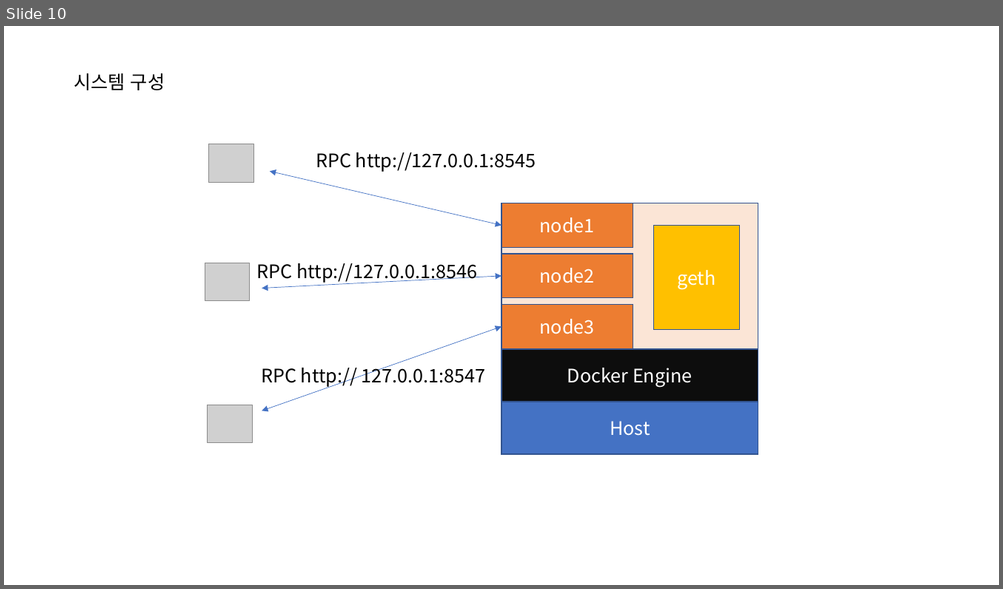
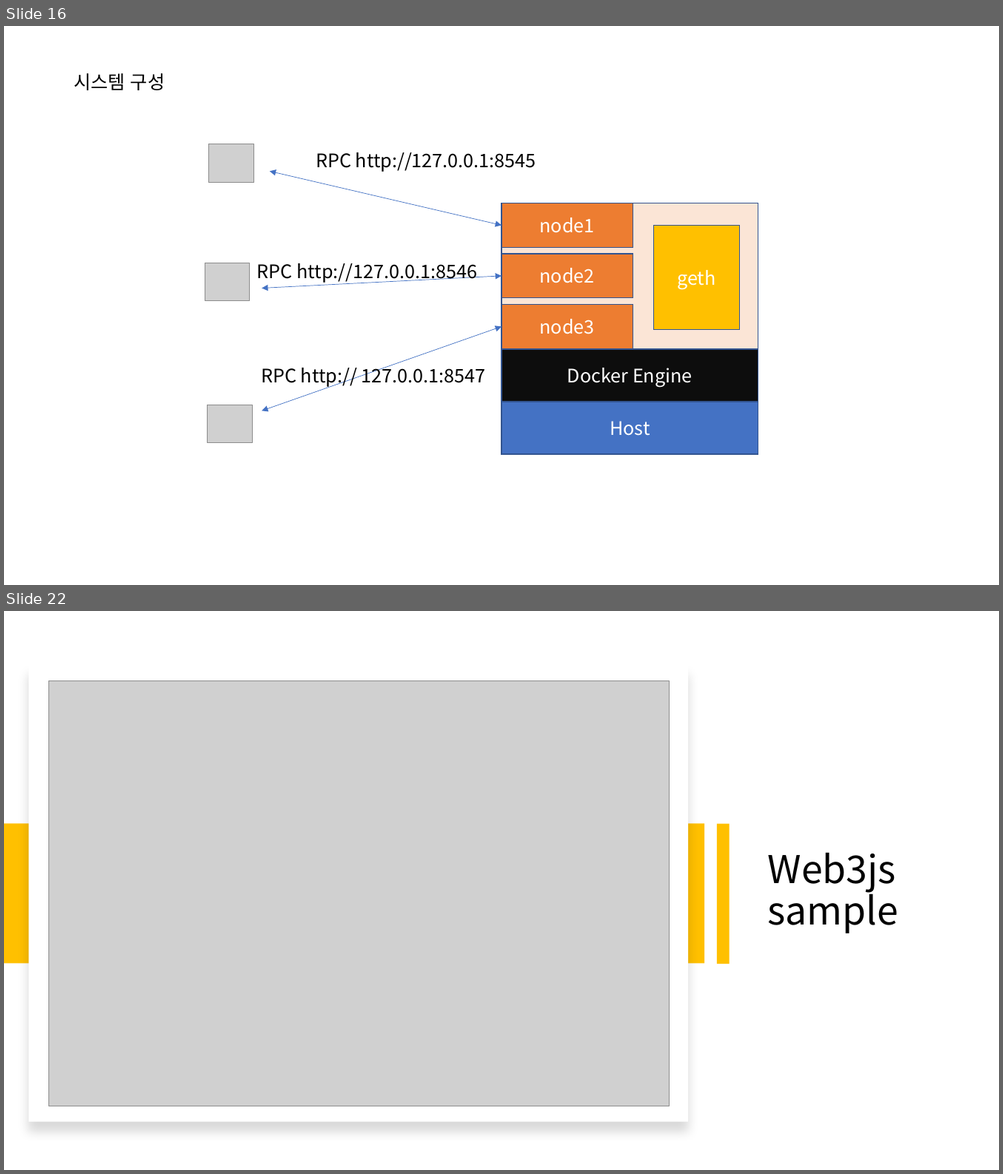
Before and after one commit to hypermusic80/eth_web3, a slide deck: 이더리움구축.pptx. Shown one above the other, each under a label of ours: slide 10 before the commit, slides 16 and 22 after it; the slides between them are not shown. The pictures are 1003x589 and 1003x1174 pixels, drawn with LibreOffice and Linux fonts; fonts in the diff are those of the drawing; grey boxes stand for pictures. Boxes give left, top, right and bottom in pixels: in the first picture for what was removed or moved away, otherwise in the second. Text is boxed around its words. In the diff, an @@ line names an element or a change of style, - is before the commit and + after.

```diff
--- a/이더리움구축.pptx
+++ b/이더리움구축.pptx
@@ slide 22 added at <box>4,611,999,1170</box>, background #FFFFFF @@
@@ rectangle added at <box>28,666,688,1122</box>, fill #FFFFFF @@
@@ picture added at <box>48,681,669,1106</box> @@
@@ rectangle added at <box>5,824,705,964</box>, fill #FFC000 @@
@@ rectangle added at <box>716,824,729,964</box>, fill #FFC000 @@
@@ text added at <box>768,852,899,934</box>, 37 pt, text #000000 @@
+Web3js sample
@@ what was slide 10 is now slide 16 @@
```
Also in this commit, not shown: 2 slides changed, 11 other slides added.
